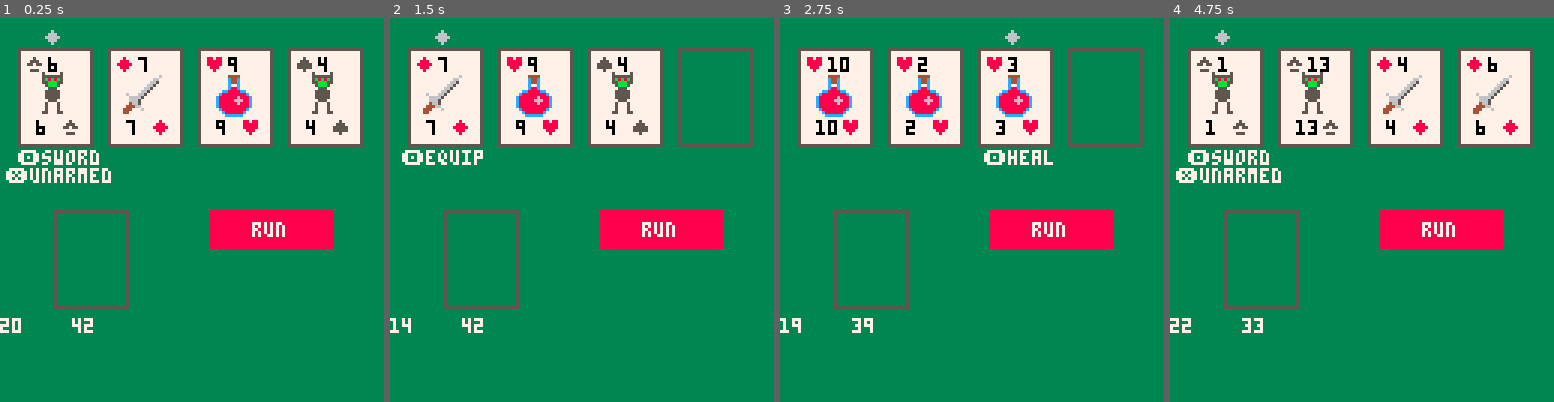
Above: before the commit, frames 1-4 (left to right).
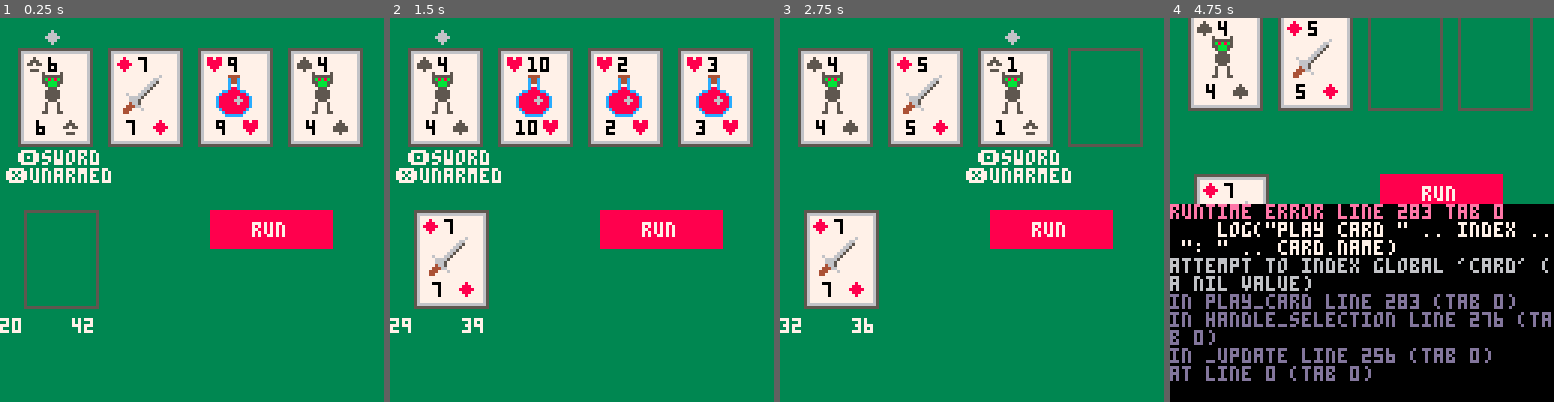
Above: after the commit, the same moments.

Repository: lukeshiner/scoundrel
Game: PICO-8 cartridge scoundrel.p8
The game is run twice, just before and just after one commit, with the same random seed, the same clock (stepped at 60 frames per second) and the same inputs.
Inputs:
- Up to frame 1 (0.25 s): no input
- Up to frame 2 (1.5 s): tap X (X key) at 0.33, 1.07 s; tap O (Z key) at 0.7 s
- Up to frame 3 (2.75 s): hold Right 1.6-2.1 s; tap O (Z key) at 1.7, 2.1, 2.5 s; tap X (X key) at 1.85 s; hold Right from 2.47 s (still down)
- Up to frame 4 (4.75 s): tap O (Z key) every 0.4 s from 2.9 to 4.5 s; tap X (X key) at 2.97, 4.08 s; release Right at 3.03 s; hold Left 3.08-3.58 s; hold Right 4.02-4.68 s

The runs differ from the first frame. In frame 1, 3.5% of the frame differs, in the area x 5-94%, y 8-76%; in frame 2, 15%; in frame 3, 11%; in frame 4, 76%, in the area x 0-100%, y 0-100%.
Error after the commit: runtime error line 283 tab 0; log("play card " .. index .. ": " .. card.name); attempt to index global 'card' (a nil value)

Commit message:
Add weapons

Diff:
--- a/main.lua
+++ b/main.lua
@@ -13,7 +13,9 @@
 
 function _update()
     if btnp(🅾️) then
-        play_card(1)
+        handle_selection(current_selection(), false)
+    elseif btnp(❎) then
+        handle_selection(current_selection(), true)
     end
     if btnp(➡️) then
         change_selection(1)
@@ -28,13 +30,29 @@
     draw_room()
 end
 
-function play_card(index)
+function handle_selection(selection_text, alternate)
+    if selection_text == "run" then
+        run()
+    else
+        card_index = tonum(sub(selection_text, 5))
+        play_card(card_index, alternate)
+    end
+end
+
+function play_card(index, use_weapon)
+    local use_weapon = use_weapon or false
     card = deli(room.cards, index)
     log("play card " .. index .. ": " .. card.name)
     if card.type == enemy then
-        current_health = current_health - card.value
+        if use_weapon == true then
+            add(weapon.defeated, card)
+        else
+            current_health = current_health - card.value
+        end
     elseif card.type == health then
         current_health = current_health + card.value
+    elseif card.type == sword then
+        set_weapon(card)
     end
     if #room.cards == 1 then
         next_room()
--- a/room.lua
+++ b/room.lua
@@ -63,17 +63,25 @@
 end
 
 function draw_weapon_slot()
-    local x = 18
+    local x = 8
     local y = 64
     local x2 = x + room.card_size.x
     local y2 = y + room.card_size.y
     rect(x, y, x2, y2, 5)
+    if weapon.card != nil then
+        draw_card(x, y, weapon.card)
+        for enemy_card in all(weapon.defeated) do
+            y += 8
+            draw_card(x, y, enemy_card)
+        end
+    end
 end
 
 function draw_card(x, y, card)
     local x2 = x + room.card_size.x
     local y2 = y + room.card_size.y
     rectfill(x + 1, y + 1, x2 - 1, y2 - 1, 7)
+    rect(x + 1, y + 1, x2 - 1, y2 - 1, 6)
     spr(card.suit, x + 2, y + 2)
     print(card.value, x + 10, y + 3, 0)
     spr(card.suit, x2 - 10, y2 - 9)
--- a/scoundrel.p8
+++ b/scoundrel.p8
@@ -4,6 +4,7 @@
 #include log.lua
 #include deck.lua
 #include room.lua
+#include weapon.lua
 #include selection.lua
 #include main.lua
 __gfx__
--- /dev/null
+++ b/weapon.lua
@@ -0,0 +1,17 @@
+weapon = {
+    card = nil,
+    defeated = {}
+}
+
+function set_weapon(card)
+    weapon.card = card
+    weapon.defeated = {}
+end
+
+function weapon_value()
+    if #weapon.defeated > 0 then
+        return weapon.defeated[#weapon.defeated].value
+    else
+        return weapon.card.value
+    end
+end
